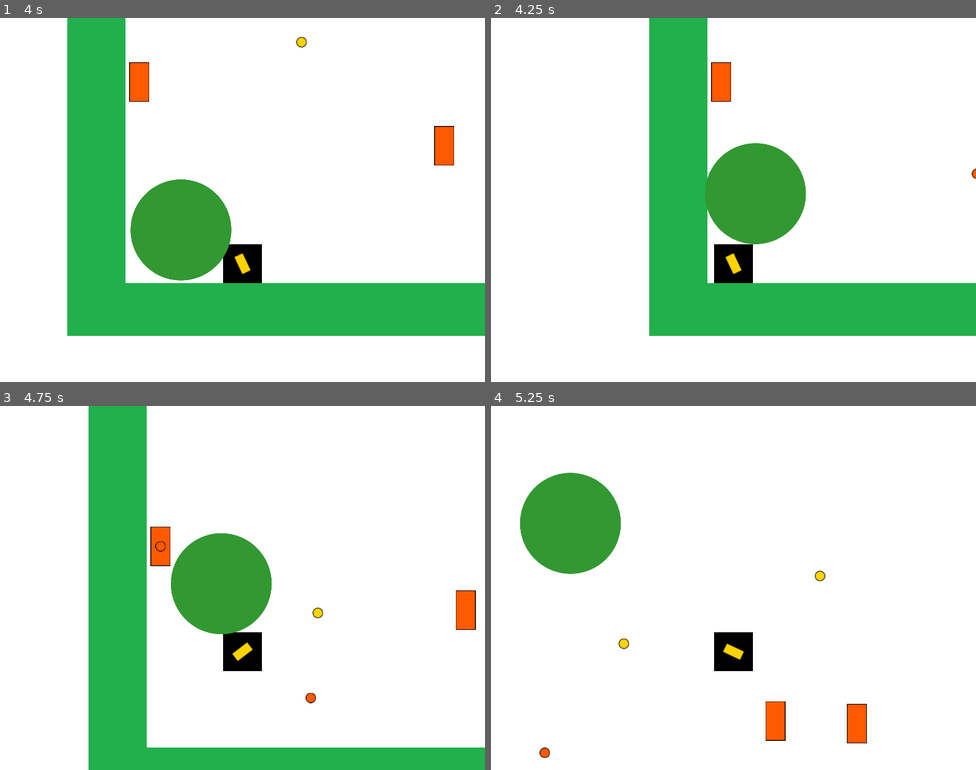
Above: before the commit, frames 1-4 (two rows, left to right).
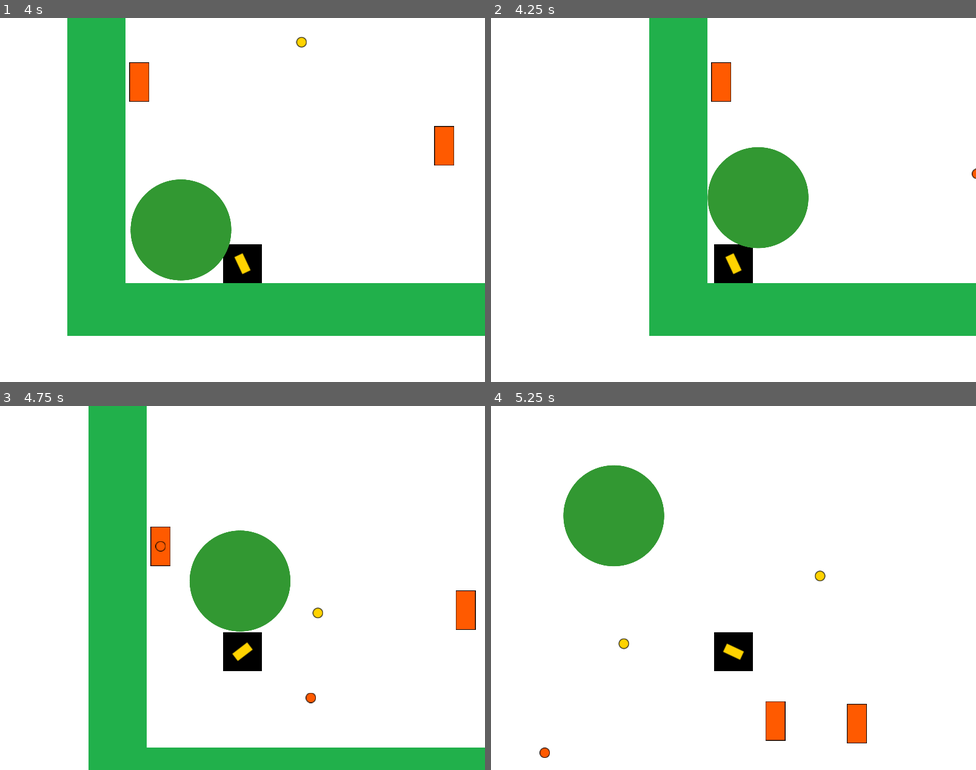
Above: after the commit, the same moments.

Repository: pasqualegabriel/VideoJuegos
Game: Godot game, scene res://Main.tscn
The game is run twice, just before and just after one commit, with the same random seed, the same clock (stepped at 60 frames per second) and the same inputs.
Inputs (mouse positions are in pixels of both pictures, inside the frame that each line leads up to):
- Up to frame 1 (4 s): move the mouse to (218, 272) at 0.52 s; hold D (move_right) 0.53-2.03 s; click (218, 272) at 0.6 s; tap Up (jump) at 0.77, 1.52, 3.02, 3.77 s; move the mouse to (388, 254) at 1.27 s; click (388, 254) at 1.35 s; move the mouse to (97, 145) at 2.02 s; hold A (move_left) from 2.03 s (still down); click (97, 145) at 2.1 s; move the mouse to (266, 200) at 2.77 s; click (266, 200) at 2.85 s; move the mouse to (169, 109) at 3.52 s; click (169, 109) at 3.6 s
- Up to frame 2 (4.25 s): keep holding A (move_left)
- Up to frame 3 (4.75 s): move the mouse to (349, 569) at 4.27 s; release A (move_left) at 4.28 s; hold D (move_right) from 4.28 s (still down); click (349, 569) at 4.35 s; tap Up (jump) at 4.52 s
- Up to frame 4 (5.25 s): keep holding D (move_right); move the mouse to (636, 606) at 5.02 s; click (636, 606) at 5.1 s

Frame 1 is identical in both runs. In frame 2, 0.6% of the frame differs, in the area x 44-66%, y 34-64%; in frame 3, 2.2%; in frame 4, 4.9%, in the area x 6-36%, y 16-47%.

Commit message:
clase 4 sounds

Diff:
--- a/Clase 4/Main.gd
+++ b/Clase 4/Main.gd
@@ -20,6 +20,8 @@
 	add_child(star)
 	star.set_position(star_position)
 
+	$Music.play()
+
 
 func initialize_turrets():
 	var visible_rect:Rect2 = get_viewport().get_visible_rect()
--- a/Clase 4/Main.tscn
+++ b/Clase 4/Main.tscn
@@ -7,6 +7,9 @@
 [ext_resource path="res://entities/enviroment/Environment.tscn" type="PackedScene" id=5]
 [ext_resource path="res://entities/enviroment/Ball.tscn" type="PackedScene" id=6]
 [ext_resource path="res://entities/enviroment/Background.gd" type="Script" id=7]
+[ext_resource path="res://assets/sounds/lost.wav" type="AudioStream" id=8]
+[ext_resource path="res://assets/sounds/game.wav" type="AudioStream" id=9]
+[ext_resource path="res://assets/sounds/win.wav" type="AudioStream" id=10]
 
 [node name="Main" type="Node"]
 script = ExtResource( 3 )
@@ -37,3 +40,13 @@
 
 [node name="Ball" parent="." instance=ExtResource( 6 )]
 position = Vector2( 180, 220 )
+
+[node name="Music" type="AudioStreamPlayer" parent="."]
+stream = ExtResource( 9 )
+volume_db = -10.0
+
+[node name="Win" type="AudioStreamPlayer" parent="."]
+stream = ExtResource( 10 )
+
+[node name="Lost" type="AudioStreamPlayer" parent="."]
+stream = ExtResource( 8 )
--- a/Clase 4/project.godot
+++ b/Clase 4/project.godot
@@ -10,6 +10,7 @@
 
 _global_script_classes=[  ]
 _global_script_class_icons={
+
 }
 
 [application]
Not shown: 1 places in Clase 4/Main.tscn that only renumber resources
Not shown, added: Clase 4/assets/sounds/game.wav.import
Not shown, added: Clase 4/assets/sounds/lost.wav.import
Not shown, added: Clase 4/assets/sounds/game.wav
Not shown, added: Clase 4/assets/sounds/lost.wav
Not shown, added: Clase 4/assets/sounds/win.wav
